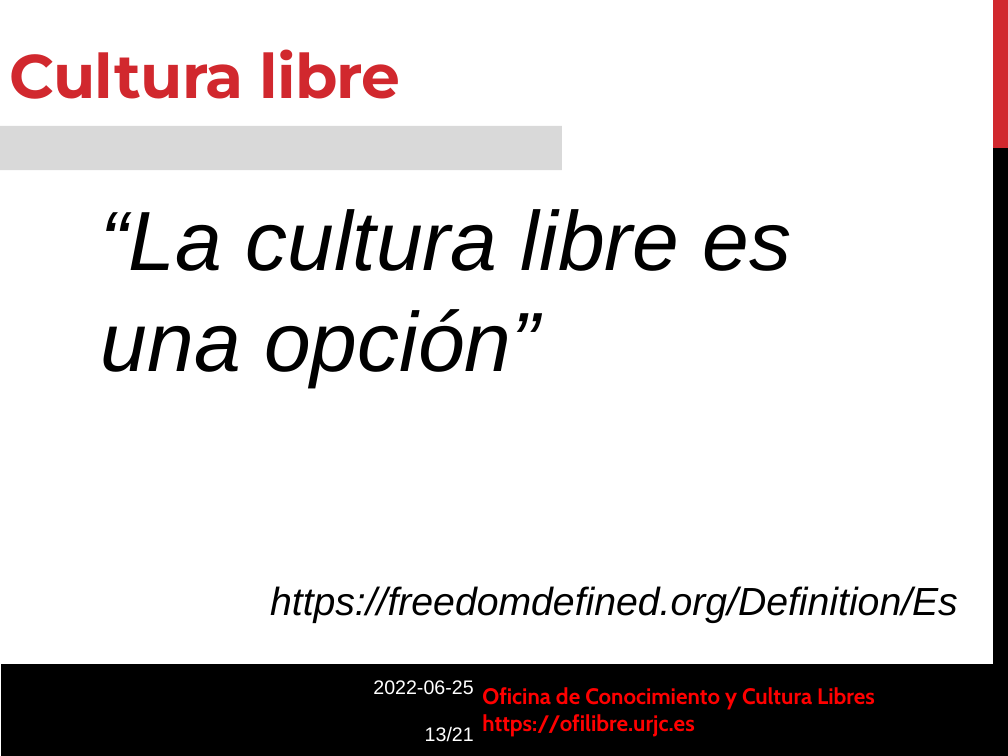
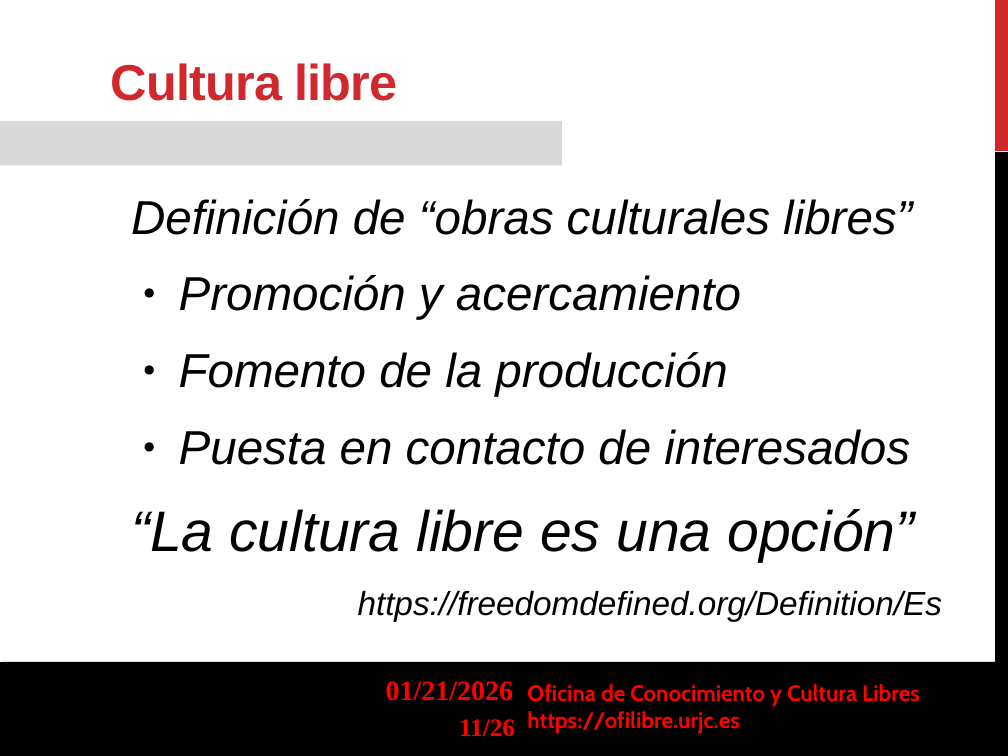
Before and after one commit to roberto-red/ofilibre, a slide deck: slide 11 of static/transpas/ofilibre/Modelo-OfiLibre.odp (slide 13 before the commit). Drawn at 1008x756 pixels with LibreOffice and Linux fonts; fonts in the diff are those of the drawing; background and template pictures are left out. Boxes give left, top, right and bottom in pixels: in the first picture for what was removed or moved away, otherwise in the second. Text is boxed around its words. In the diff, an @@ line names an element or a change of style, - is before the commit and + after.

Commit message:
Nueva presentación del "modelo OfiLibre"

```diff
--- a/static/transpas/ofilibre/Modelo-OfiLibre.odp
+++ b/static/transpas/ofilibre/Modelo-OfiLibre.odp
@@ text "Cultura libre" at [111, 63, 397, 101]: size 44 to 36 pt, font Montserrat to Arial @@
@@ freeform shape: place and size @@
-freeform shape at [994, 0, 1008, 147]
+freeform shape at [995, 0, 1008, 151]
@@ rectangle: place and size @@
-rectangle at [0, 126, 561, 170]
+rectangle at [0, 121, 561, 165]
@@ freeform shape: place and size @@
-freeform shape at [994, 143, 1008, 748]
+freeform shape at [995, 152, 1008, 756]
@@ text removed at [101, 209, 792, 386] @@
-“La cultura libre es una opción”
@@ text added at [131, 199, 942, 622], 34 pt, text #000000, italic @@
+Definición de “obras culturales libres”
+● Promoción y acercamiento
+● Fomento de la producción
+● Puesta en contacto de interesados
+“La cultura libre es una opción”
+https://freedomdefined.org/Definition/Es
@@ text removed at [270, 586, 958, 623] @@
-https://freedomdefined.org/Definition/Es
@@ freeform shape at [0, 661, 1008, 756]: outline redrawn @@
@@ text removed at [373, 680, 474, 742] @@
-2022-06-25
-13/21
@@ text added at [386, 681, 514, 701], 20 pt, text #FF0000, bold @@
+01/21/2026
@@ text "Oficina de Conocimiento y Cultura ...": place and size @@
-text "Oficina de Conocimiento y Cultura ..." at [482, 687, 875, 737]
+text "Oficina de Conocimiento y Cultura ..." at [527, 684, 920, 734]
@@ page number added at [459, 719, 515, 737], 18 pt, text #FF0000, bold @@
+11/26
```
Also in this commit, not shown: 7 other slides changed, 15 slides added, 10 slides removed, 3 other files.
